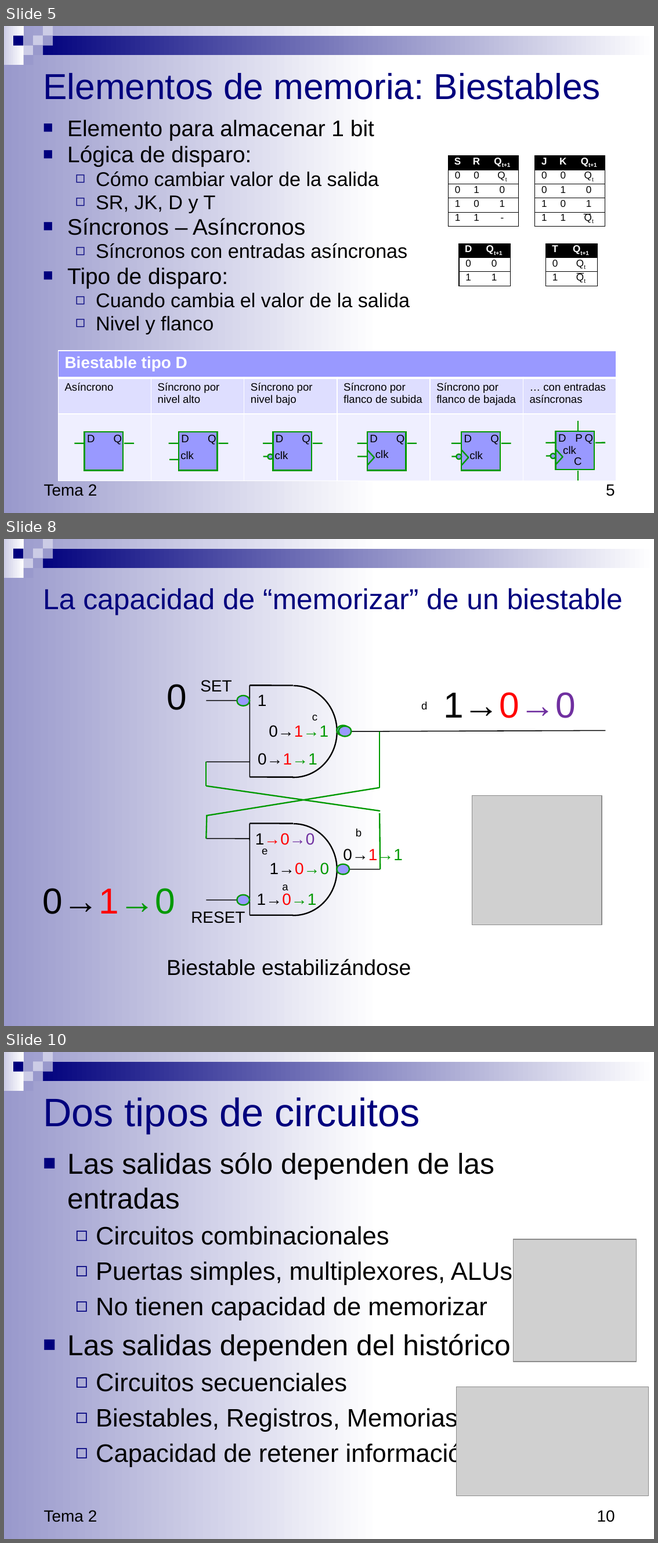
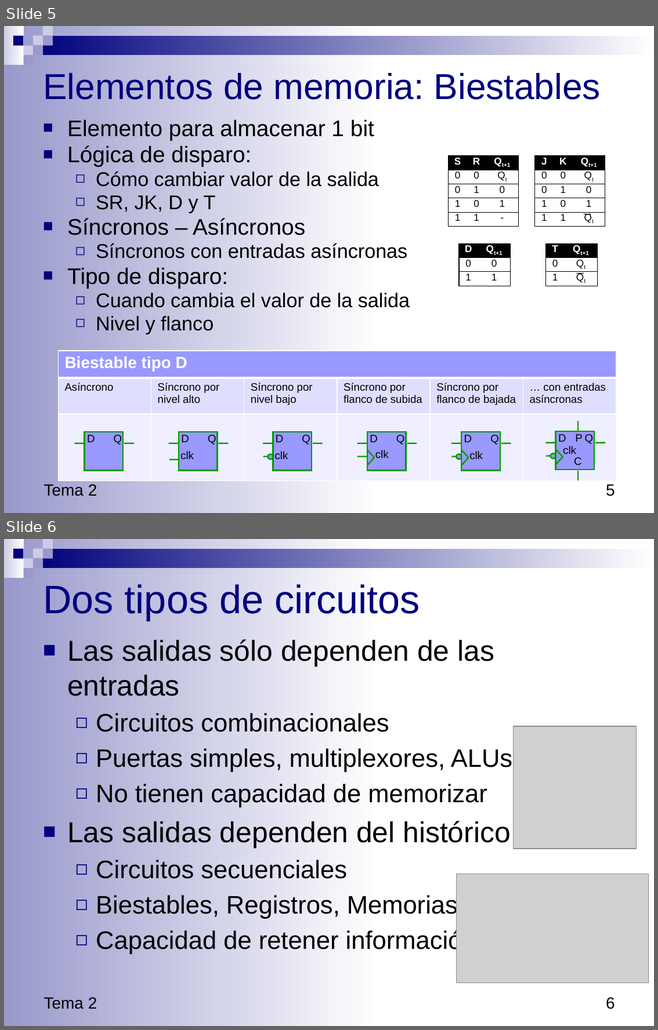
Before and after one commit to luisfromero/fucomp, a slide deck: temas/Tema3.pptx. Shown one above the other, each under a label of ours: slides 5, 8 and 10 before the commit, slides 5 and 6 after it; the slides between them are not shown. The pictures are 658x1543 and 658x1030 pixels, drawn with LibreOffice and Linux fonts; fonts in the diff are those of the drawing; grey boxes stand for pictures. Boxes give left, top, right and bottom in pixels: in the first picture for what was removed or moved away, otherwise in the second. Text is boxed around its words. In the diff, an @@ line names an element or a change of style, - is before the commit and + after.

```diff
--- a/temas/Tema3.pptx
+++ b/temas/Tema3.pptx
@@ slide 8 removed at <box>4,539,654,1026</box>, background #FFFFFF; not listed: 10 template elements that a slide beside it also shows @@
@@ title removed at <box>43,588,622,615</box> @@
-La capacidad de “memorizar” de un biestable
@@ text removed at <box>166,684,187,710</box> @@
-0
@@ text removed at <box>200,680,231,692</box> @@
-SET
@@ text removed at <box>257,694,267,706</box> @@
-1
@@ text removed at <box>443,692,575,718</box> @@
-1→0→0
@@ ellipse removed at <box>237,696,249,706</box> @@
@@ text removed at <box>421,701,427,710</box> @@
-d
@@ text removed at <box>268,725,328,737</box> @@
-0→1→1
@@ text removed at <box>312,715,317,721</box> @@
-c
@@ ellipse removed at <box>336,725,350,736</box> @@
@@ ellipse removed at <box>339,726,351,736</box> @@
@@ group removed at <box>206,685,605,777</box>: 6 lines, 1 freeform shape @@
@@ line removed from (379, 732) to (379, 788) @@
@@ line removed from (206, 762) to (206, 786) @@
@@ text removed at <box>257,753,317,765</box> @@
-0→1→1
@@ line removed from (206, 786) to (380, 811) @@
@@ line removed from (379, 788) to (206, 816) @@
@@ picture removed at <box>471,795,601,925</box> @@
@@ line removed from (206, 816) to (206, 838) @@
@@ line removed from (379, 813) to (380, 870) @@
@@ text removed at <box>255,833,315,845</box> @@
-1→0→0
@@ text removed at <box>355,828,361,837</box> @@
-b
@@ text removed at <box>262,849,267,855</box> @@
-e
@@ text removed at <box>343,848,402,863</box> @@
-0→1→1
@@ text removed at <box>270,863,329,875</box> @@
-1→0→0
@@ ellipse removed at <box>336,864,350,875</box> @@
@@ text removed at <box>282,885,288,890</box> @@
-a
@@ group removed at <box>206,824,380,916</box>: 6 lines, 1 freeform shape @@
@@ text removed at <box>43,888,175,914</box> @@
-0→1→0
@@ ellipse removed at <box>237,895,249,906</box> @@
@@ text removed at <box>257,893,317,908</box> @@
-1→0→1
@@ text removed at <box>191,911,245,924</box> @@
-RESET
@@ text removed at <box>166,959,411,976</box> @@
-Biestable estabilizándose
@@ what was slide 10 is now slide 6 @@
@@ page number at <box>605,997,615,1009</box>: text changed @@
-10
+6
```
Also in this commit, not shown: 21 slides changed, 4 slides added, 7 other slides removed, 8 other files.
